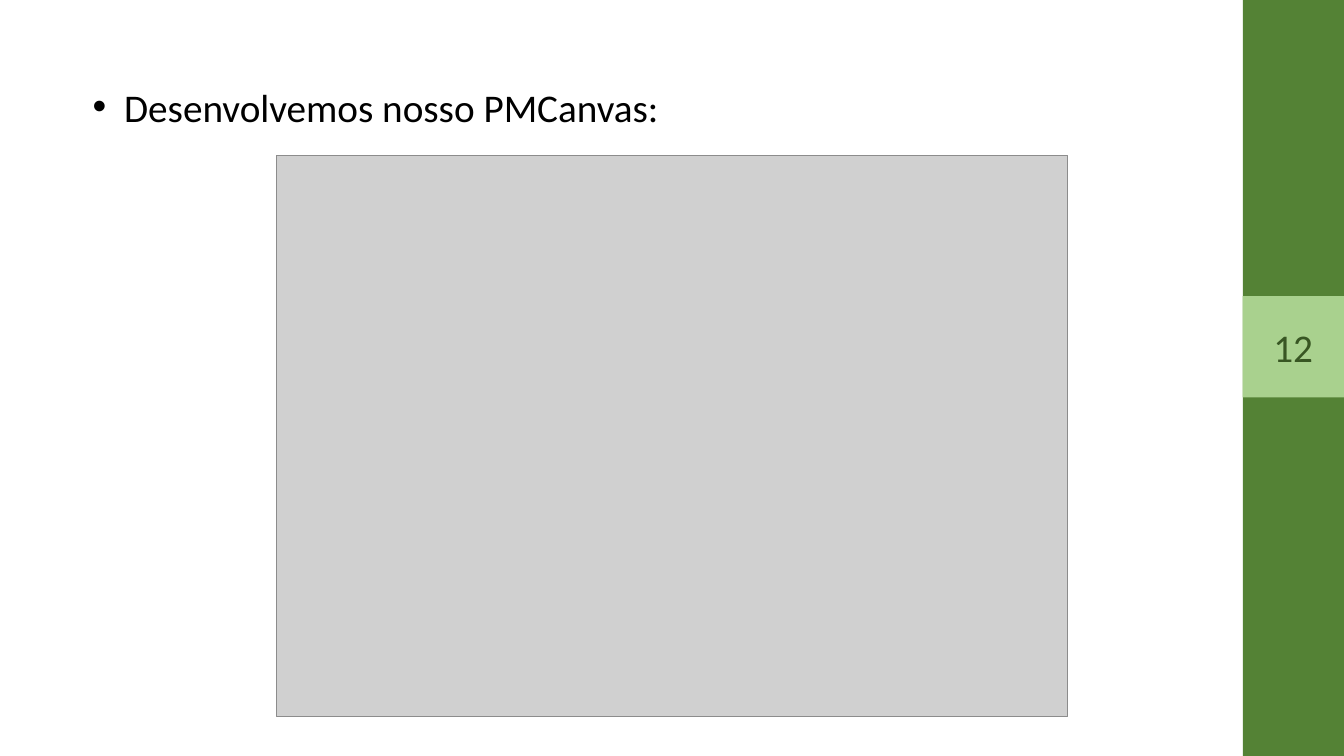
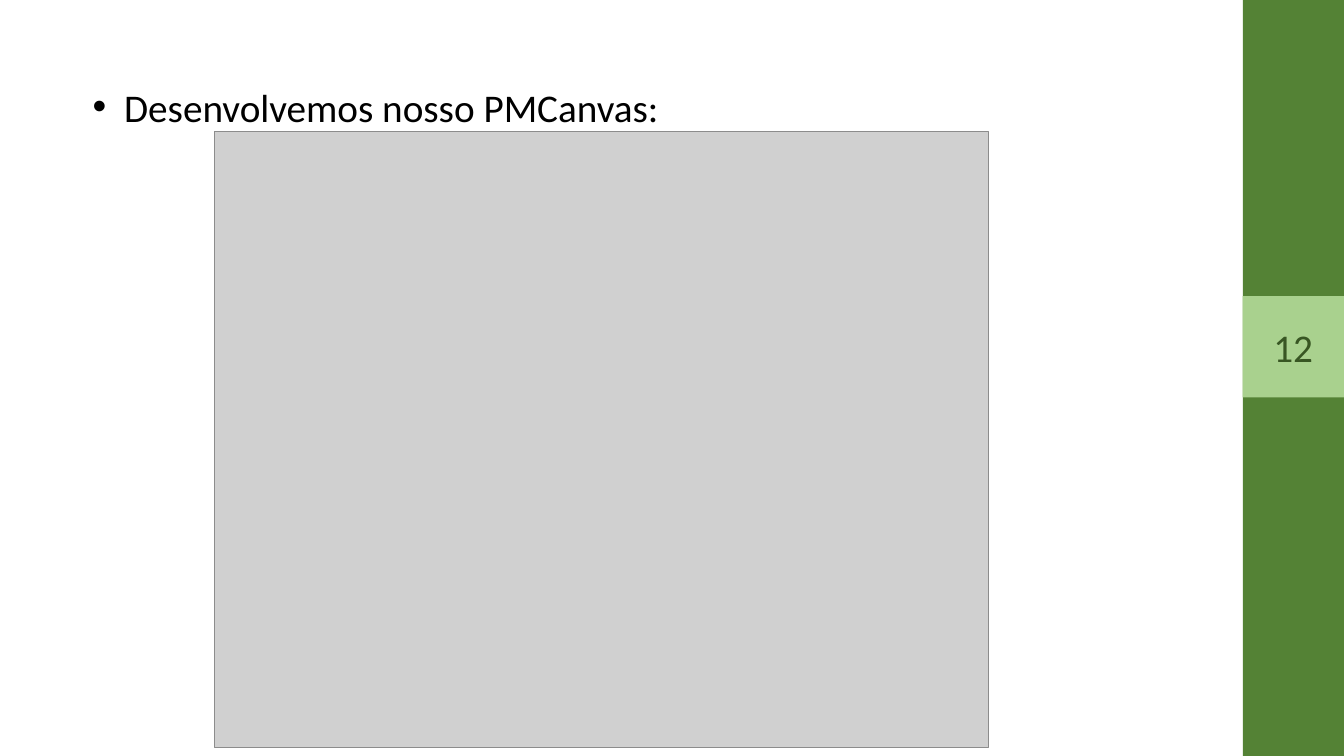
Before and after one commit to Klayvert2003/PI_3Semestre_2023, a slide deck: slide 12 of Documentation/Apresentação.pptx. Drawn at 1344x756 pixels with LibreOffice and Linux fonts; fonts in the diff are those of the drawing; grey boxes stand for pictures. Boxes give left, top, right and bottom in pixels: in the first picture for what was removed or moved away, otherwise in the second. Text is boxed around its words. In the diff, an @@ line names an element or a change of style, - is before the commit and + after.

```diff
--- a/Documentation/Apresentação.pptx
+++ b/Documentation/Apresentação.pptx
@@ text "Desenvolvemos nosso PMCanvas:" rewrapped from [124,94,659,123] to [124,94,659,132] @@
@@ picture: place and size @@
-picture at [276,155,1068,717]
+picture at [215,132,989,747]
```
Also in this commit, not shown: 5 other slides changed, 2 slides added, 1 other file.
